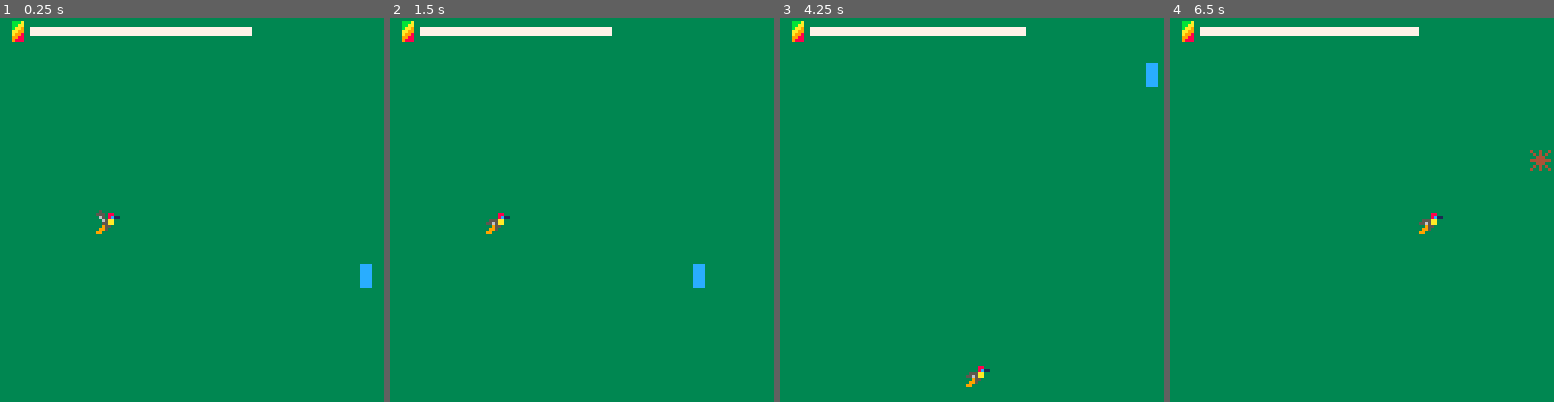
Above: before the commit, frames 1-4 (left to right).
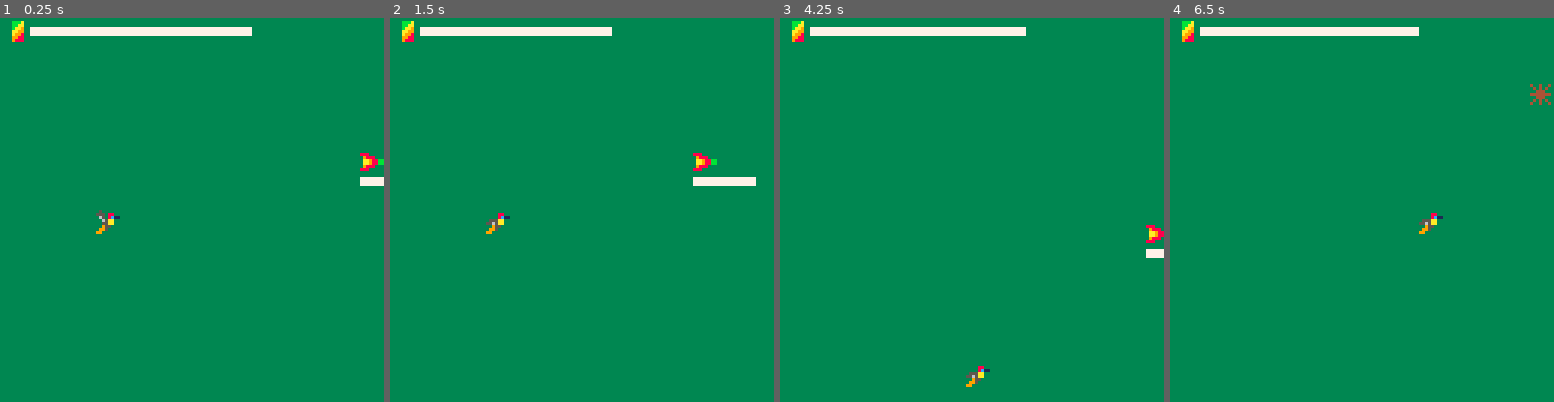
Above: after the commit, the same moments.

Repository: Cuttleshock/PICO-8-projects
Game: PICO-8 cartridge humm.p8
Two runs of this game, one before a commit and one after it. Both use one fixed random seed, a clock stepped at 60 frames per second and the inputs below.
Inputs:
- Up to frame 1 (0.25 s): no input
- Up to frame 2 (1.5 s): tap X (X key) at 0.33, 1.07 s; tap O (Z key) at 0.7 s
- Up to frame 3 (4.25 s): hold Right 1.6-2.1 s; tap O (Z key) every 0.4 s from 1.7 to 4.1 s; tap X (X key) at 1.85, 2.97, 4.08 s; hold Up 2.15-2.42 s; hold Right 2.47-3.03 s; hold Left 3.08-3.58 s; hold Down 3.63-3.97 s; hold Right from 4.02 s (still down)
- Up to frame 4 (6.5 s): tap O (Z key) every 0.4 s from 4.5 to 6.1 s; release Right at 4.68 s; hold Up 4.73-5.03 s; hold Left 5.08-5.68 s; tap X (X key) at 5.2, 6.32 s; hold Down 5.73-6.03 s; hold Right from 6.08 s (still down)

The runs differ from the first frame. In frame 1, 0.5% of the frame differs, in the area x 93-100%, y 35-71%; in frame 2, 0.8%, in the area x 78-96%, y 35-71%; in frame 3, 0.5%; in frame 4, 0.3%.

Commit message:
Always spawn flower if humm is low on juice

Diff:
--- a/humm.p8
+++ b/humm.p8
@@ -160,25 +160,28 @@
 	end
 	if nextspawn < 0 then
 		local actorseed = rnd(1)
-		if actorseed < 0.4 then
+		if (actorseed < 0.4
+		 or pc.juice < 60
+		) then
+			add(npcs,flower{
+			 juice=80,
+			 x=124,
+			 y=8+flr(rnd(112)),
+			 dx=-0.5,
+			})
+		elseif actorseed < 0.6 then
+			add(npcs,spike{
+			 x=124,
+			 y=8+flr(rnd(112)),
+			 dx=-0.5,
+			})
+		else
 			add(npcs,block{
 			 x=124,
 			 y=8+flr(rnd(112)),
 			 dx=-0.5,
 			 w=4,
-			})
-		elseif actorseed < 0.6 then
-			add(npcs,spike{
-			 x=124,
-			 y=8+flr(rnd(112)),
-			 dx=-0.5
-			})
-		else
-			add(npcs,flower{
-			 juice=80,
-			 x=124,
-			 y=8+flr(rnd(112)),
-			 dx=-0.5,
+			 h=16,
 			})
 		end
 		nextspawn = 30+flr(rnd(30))
